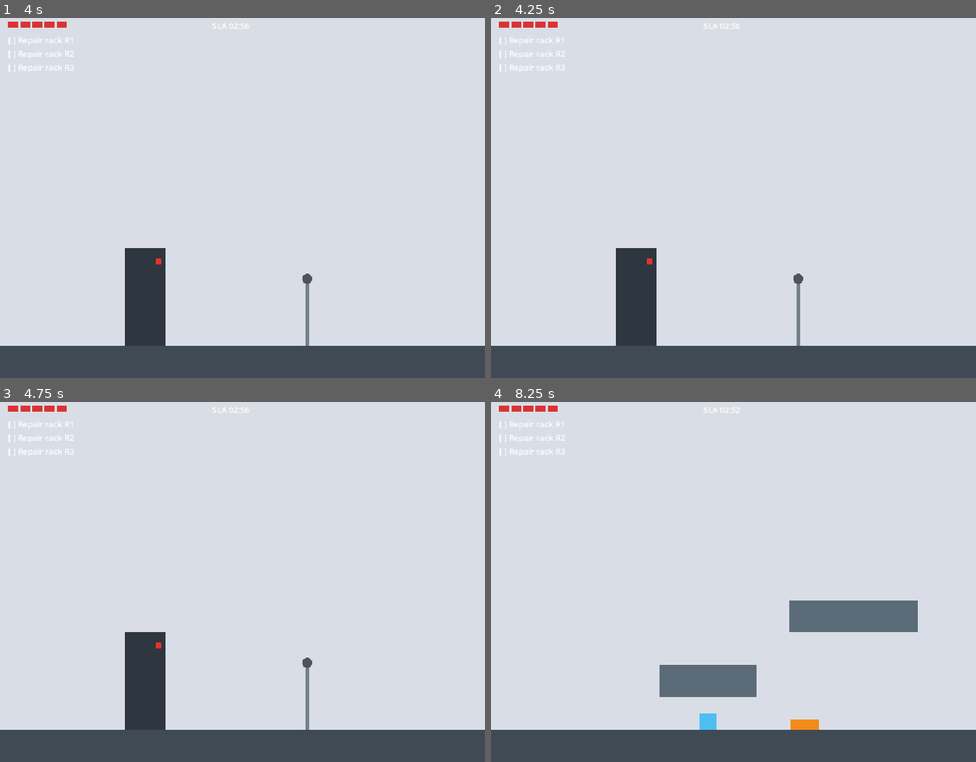
Above: before the commit, frames 1-4 (two rows, left to right).
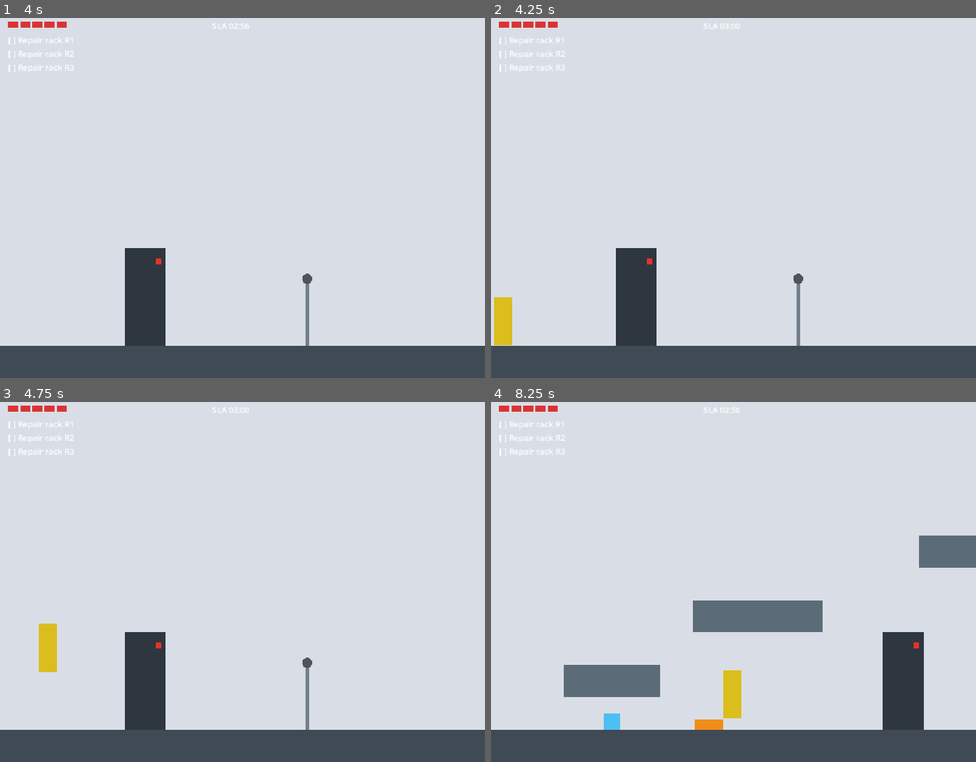
Above: after the commit, the same moments.

Repository: ridermw/midcreek-hero
Game: Godot game, scene res://game/level.tscn
The game is run twice, just before and just after one commit, with the same random seed, the same clock (stepped at 60 frames per second) and the same inputs. This scene is started directly instead of the project's main scene.
Inputs:
- Up to frame 1 (4 s): tap Enter at 0.5 s; hold Space (jump) 0.53-1.28 s; hold D (move_right) 0.53-2.03 s; tap Q (diagnose) at 1.35 s; tap Space (jump) at 1.52, 1.55, 1.82, 3.02, 3.05, 3.32 s; hold Space (jump) 2.03-2.78 s; hold A (move_left) from 2.03 s (still down); tap E (repair) at 2.1 s; tap S (slide) at 2.85 s; hold Space (jump) from 3.53 s (still down); tap P at 3.6 s
- Up to frame 2 (4.25 s): keep holding A (move_left); keep holding Space (jump)
- Up to frame 3 (4.75 s): release A (move_left) at 4.28 s; release Space (jump) at 4.28 s; hold D (move_right) from 4.28 s (still down); tap Shift at 4.35 s; tap Space (jump) at 4.52, 4.55 s
- Up to frame 4 (8.25 s): tap Space (jump) at 4.82, 6.02, 6.05, 6.32, 7.52, 7.55, 7.82 s; hold Space (jump) 5.03-5.78 s; tap Tab at 5.1 s; tap R at 5.85 s; hold Space (jump) 6.53-7.28 s; tap F at 6.6 s; tap Enter at 7.35 s; release D (move_right) at 8.03 s; hold A (move_left) from 8.03 s (still down); hold Space (jump) from 8.03 s (still down)

Frame 1 is identical in both runs. In frame 2, 0.5% of the frame differs, in the area x 0-52%, y 1-91%; in frame 3, 0.5%; in frame 4, 11%, in the area x 15-100%, y 1-92%.

Commit message:
fix: resolve failure before level interactions and add a kill plane
An SLA expiry or death now restarts the checkpoint before exit, checkpoint,
or repair logic runs. Falling outside the level also restarts. The gray box
upper platform route is now jumpable.

Co-authored-by: Copilot App <223556219+Copilot@users.noreply.github.com>

Diff:
--- a/game/level.gd
+++ b/game/level.gd
@@ -93,6 +93,13 @@
 		hazard.advance(delta)
 		if hazard.active and hazard.hit_rect().intersects(body):
 			health.damage()
+	if _out_of_bounds():
+		_request_respawn()
+	if _respawn_pending:
+		_respawn()
+		hud.update_timer()
+		camera.position = player.position
+		return
 	for pickup in entities["coolant"]:
 		var can_heal := health.segments > 0 and health.segments < Health.MAX_SEGMENTS
 		if not pickup.taken and can_heal and pickup.hit_rect().intersects(body):
@@ -109,10 +116,15 @@
 	if door.open and door.in_range(feet):
 		_finish()
 		return
-	if _respawn_pending:
-		_respawn()
 	hud.update_timer()
 	camera.position = player.position
+
+
+func _out_of_bounds() -> bool:
+	var width := float(level["width"] * LevelBuilder.TILE)
+	var height := float(level["height"] * LevelBuilder.TILE)
+	var feet := player.position
+	return feet.y > height + 64.0 or feet.x < -64.0 or feet.x > width + 64.0
 
 
 func _action_held(action: StringName) -> bool:
--- a/tests/level_test.gd
+++ b/tests/level_test.gd
@@ -94,6 +94,25 @@
 		"Under par with 6 hits gives 2 stars.",
 	)
 	level.queue_free()
+	level = LEVEL_SCENE.instantiate()
+	level.level_path = "res://tests/fixtures/controller.level"
+	root.add_child(level)
+	level.set_physics_process(false)
+	level.player.set_physics_process(false)
+	for id: String in ["r1", "r2"]:
+		level.tasks.complete(id)
+	level.timer.remaining = 0.01
+	at(Vector2i(29, 2))
+	level.step(DT)
+	check(not level.completed and level.respawns == 1, "SLA expiry at the open exit restarts instead of finishing.")
+	at(Vector2i(6, 2))
+	level.timer.remaining = 0.01
+	level.step(DT)
+	check(level.checkpoints.index == -1, "A failed step does not activate a checkpoint.")
+	level.player.position = Vector2(100, 2000)
+	level.step(DT)
+	check(level.respawns == 3, "Falling out of the level restarts at the checkpoint.")
+	level.queue_free()
 	var graybox := LEVEL_SCENE.instantiate()
 	root.add_child(graybox)
 	check(
Not shown, changed: levels/00-graybox.level
